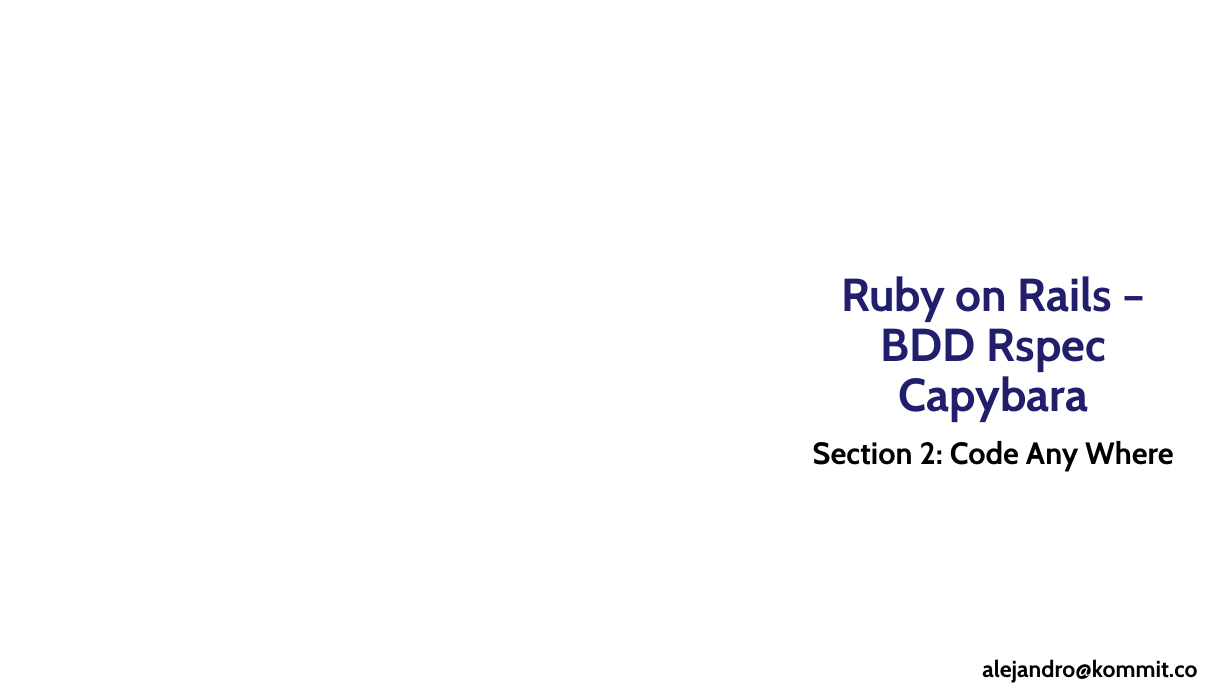
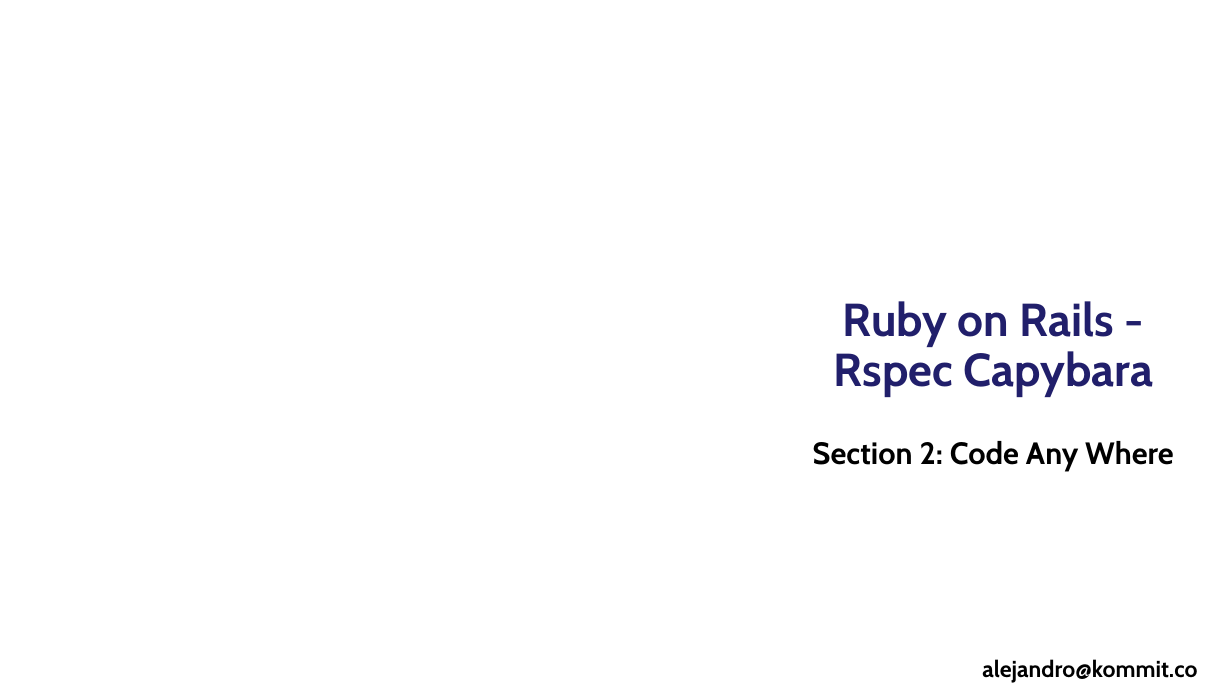
Before and after one commit to alejandrotoro/RubyOnRailsCourse, a slide deck: slide 1 of Section 2 - Installation Code Any Where.pptx. Drawn at 1232x693 pixels with LibreOffice and Linux fonts; fonts in the diff are those of the drawing; background and template pictures are left out. Boxes give left, top, right and bottom in pixels: in the first picture for what was removed or moved away, otherwise in the second. Text is boxed around its words. In the diff, an @@ line names an element or a change of style, - is before the commit and + after.

Commit message:
Update the slides with the new commands and add the plain text files

```diff
--- a/Section 2 - Installation Code Any Where.pptx
+++ b/Section 2 - Installation Code Any Where.pptx
@@ title at [834, 301, 1153, 397]: text changed @@
-Ruby on Rails – BDD Rspec Capybara
+Ruby on Rails - Rspec Capybara
```
Also in this commit, not shown: 1 other slide changed, 2 slides removed, 3 other files.
